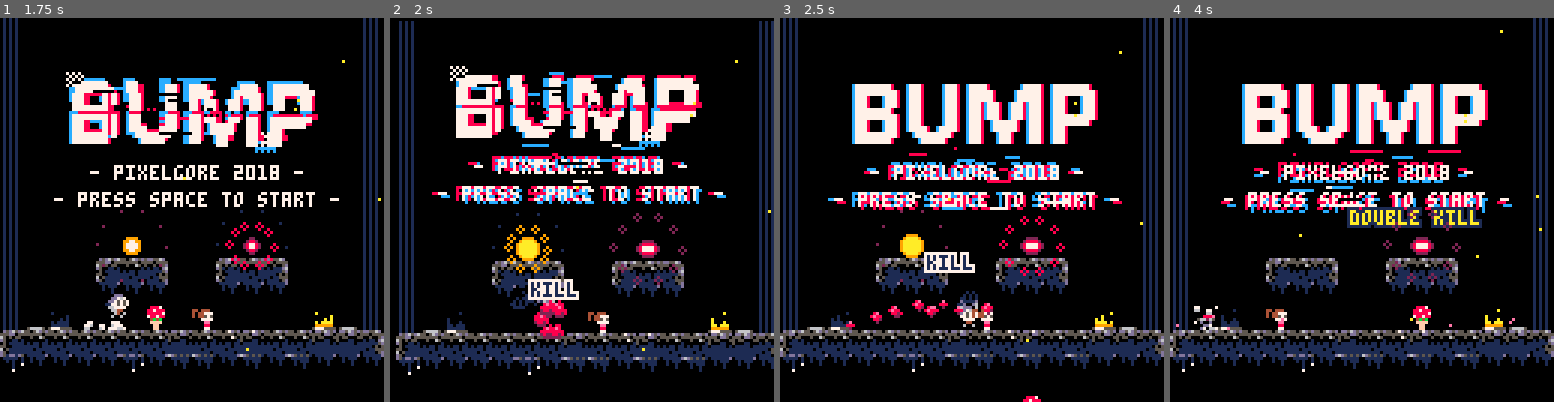
Above: before the commit, frames 1-4 (left to right).
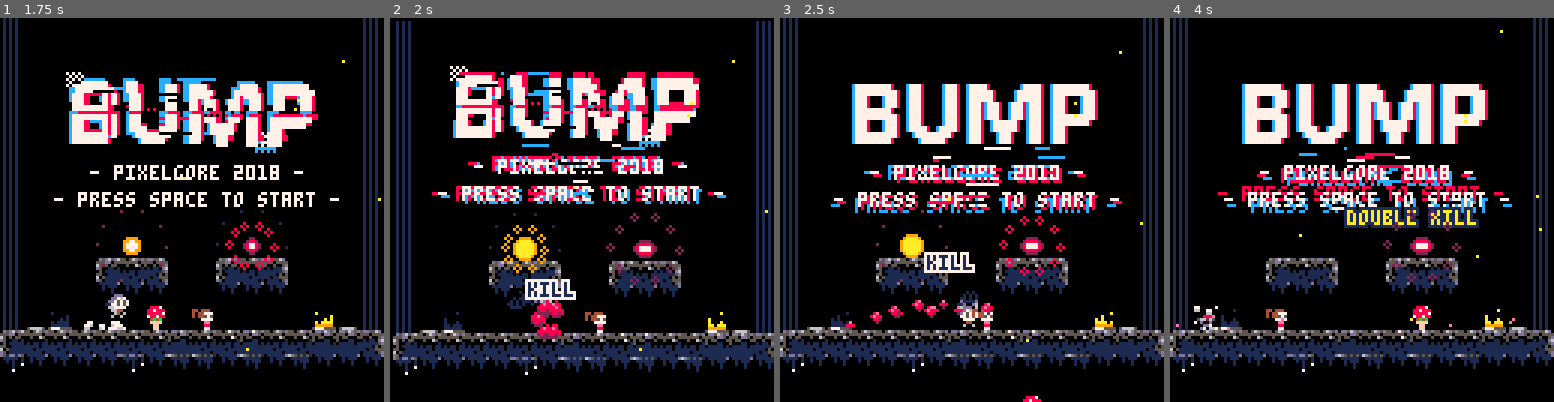
Above: after the commit, the same moments.

Repository: wesen/carts
Game: PICO-8 cartridge games/bump/bump.p8
Same seed, same stepped clock (60 frames per second), same inputs: the game is played once before the commit and once after it.
Inputs:
- Up to frame 1 (1.75 s): tap X (X key) at 0.33, 1.07 s; tap O (Z key) at 0.7, 1.7 s; hold Right from 1.6 s (still down)
- Up to frame 2 (2 s): keep holding Right; tap X (X key) at 1.85 s
- Up to frame 3 (2.5 s): release Right at 2.1 s; tap O (Z key) at 2.1 s; hold Up 2.15-2.42 s; hold Right from 2.47 s (still down)
- Up to frame 4 (4 s): tap O (Z key) every 0.4 s from 2.5 to 3.7 s; tap X (X key) at 2.97 s; release Right at 3.03 s; hold Left 3.08-3.58 s; hold Down 3.63-3.97 s

Frame 1 is identical in both runs. In frame 2, 17% of the frame differs, in the area x 0-100%, y 0-93%; in frame 3, 2.6%; in frame 4, 4.5%.

Commit message:
Properly clean game when switching to game start

Diff:
--- a/games/bump/bump.p8
+++ b/games/bump/bump.p8
@@ -843,6 +843,7 @@
 function cls_score_particle:update()
  self.t+=dt
  self.x+=self.spd_x+rnd(.1)
+ self.x=mid(rnd(5),self.x,128-rnd(5)-4*#self.val)
  self.y+=self.spd_y
  if (self.t>self.lifetime) del(particles,self)
 end
@@ -1777,20 +1778,47 @@
 mode_title=0
 mode_game=1
 mode_end=2
+mode_transition=3
 
 mode=mode_title
 
 function start_game()
- room=cls_room.init(v2(0,16),v2(16,16))
+ local inputs={}
  for p in all(players) do
-  del(players,p)
-  del(actors,p)
-  room:spawn_player(p.input_port)
- end
+  add(inputs,p.input_port)
+ end
+ interactables={}
+ actors={}
+ players={}
+ pwrup_counts=0
  for i=1,4 do
   scores[i]=0
  end
- mode=mode_game
+  add_cr(function()
+   local duration=15
+   for i=0,duration do
+    palt(0,false)
+    local radius=inexpo(i,0,128,duration)
+    printh("radius "..tostr(radius))
+    circfill(64,64,radius,8)
+    palt()
+    yield()
+   end
+   mode=mode_transition
+   room=cls_room.init(v2(0,16),v2(16,16))
+   for i=0,duration do
+    palt(0,false)
+    local radius=128-inexpo(i,0,128,duration)
+    printh("radius "..tostr(radius))
+    circfill(64,64,radius,8)
+    palt()
+    yield()
+   end
+   mode=mode_game
+   for input in all(inputs) do
+    room:spawn_player(input)
+   end
+  end, draw_crs)
 end
 
 function end_game()
@@ -1833,30 +1861,34 @@
   end
  end
 
- if mode!=mode_end then
-  camera(camera_shake.x,camera_shake.y)
-  room:draw()
-  foreach(interactables, draw_a)
-  foreach(environments, draw_a)
-  foreach(static_objects, draw_a)
-  draw_actors()
-
-  tick_crs(draw_crs)
-  fireflies_draw()
-  foreach(particles, draw_a)
-
-  if mode==mode_game then
-   local entry_length=30
-   for i=0,#scores-1,1 do
-    print(
-    "p"..tostr(i+1)..": "..tostr(scores[i+1]),
-    i*entry_length,1,7
-    )
-   end
-  end
+ if mode==mode_transition then
+   tick_crs(draw_crs)
  else
-  rectfill(0,0,128,128,8)
-  bstr("player "..tostr(winning_player).." won!",38,64,7,1)
+  if mode!=mode_end then
+   camera(camera_shake.x,camera_shake.y)
+   room:draw()
+   foreach(interactables, draw_a)
+   foreach(environments, draw_a)
+   foreach(static_objects, draw_a)
+   draw_actors()
+
+   fireflies_draw()
+   foreach(particles, draw_a)
+   tick_crs(draw_crs)
+
+   if mode==mode_game then
+    local entry_length=30
+    for i=0,#scores-1,1 do
+     print(
+     "p"..tostr(i+1)..": "..tostr(scores[i+1]),
+     i*entry_length,1,7
+     )
+    end
+   end
+  else
+   rectfill(0,0,128,128,8)
+   bstr("player "..tostr(winning_player).." won!",38,64,7,1)
+  end
  end
 end
 
--- a/games/bump/main.lua
+++ b/games/bump/main.lua
@@ -3,20 +3,47 @@
 mode_title=0
 mode_game=1
 mode_end=2
+mode_transition=3
 
 mode=mode_title
 
 function start_game()
- room=cls_room.init(v2(0,16),v2(16,16))
+ local inputs={}
  for p in all(players) do
-  del(players,p)
-  del(actors,p)
-  room:spawn_player(p.input_port)
+  add(inputs,p.input_port)
  end
+ interactables={}
+ actors={}
+ players={}
+ pwrup_counts=0
  for i=1,4 do
   scores[i]=0
  end
- mode=mode_game
+  add_cr(function()
+   local duration=15
+   for i=0,duration do
+    palt(0,false)
+    local radius=inexpo(i,0,128,duration)
+    printh("radius "..tostr(radius))
+    circfill(64,64,radius,8)
+    palt()
+    yield()
+   end
+   mode=mode_transition
+   room=cls_room.init(v2(0,16),v2(16,16))
+   for i=0,duration do
+    palt(0,false)
+    local radius=128-inexpo(i,0,128,duration)
+    printh("radius "..tostr(radius))
+    circfill(64,64,radius,8)
+    palt()
+    yield()
+   end
+   mode=mode_game
+   for input in all(inputs) do
+    room:spawn_player(input)
+   end
+  end, draw_crs)
 end
 
 function end_game()
@@ -59,30 +86,34 @@
   end
  end
 
- if mode!=mode_end then
-  camera(camera_shake.x,camera_shake.y)
-  room:draw()
-  foreach(interactables, draw_a)
-  foreach(environments, draw_a)
-  foreach(static_objects, draw_a)
-  draw_actors()
+ if mode==mode_transition then
+   tick_crs(draw_crs)
+ else
+  if mode!=mode_end then
+   camera(camera_shake.x,camera_shake.y)
+   room:draw()
+   foreach(interactables, draw_a)
+   foreach(environments, draw_a)
+   foreach(static_objects, draw_a)
+   draw_actors()
 
-  tick_crs(draw_crs)
-  fireflies_draw()
-  foreach(particles, draw_a)
+   fireflies_draw()
+   foreach(particles, draw_a)
+   tick_crs(draw_crs)
 
-  if mode==mode_game then
-   local entry_length=30
-   for i=0,#scores-1,1 do
-    print(
-    "p"..tostr(i+1)..": "..tostr(scores[i+1]),
-    i*entry_length,1,7
-    )
+   if mode==mode_game then
+    local entry_length=30
+    for i=0,#scores-1,1 do
+     print(
+     "p"..tostr(i+1)..": "..tostr(scores[i+1]),
+     i*entry_length,1,7
+     )
+    end
    end
+  else
+   rectfill(0,0,128,128,8)
+   bstr("player "..tostr(winning_player).." won!",38,64,7,1)
   end
- else
-  rectfill(0,0,128,128,8)
-  bstr("player "..tostr(winning_player).." won!",38,64,7,1)
  end
 end
 
